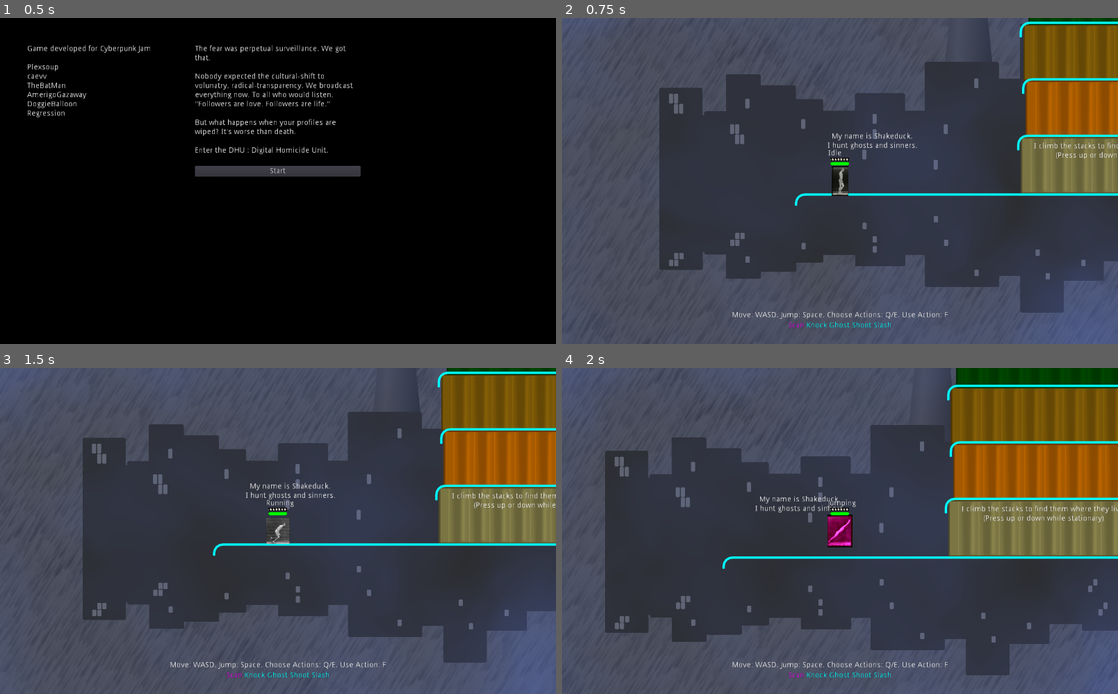
Above: before the commit, frames 1-4 (two rows, left to right).
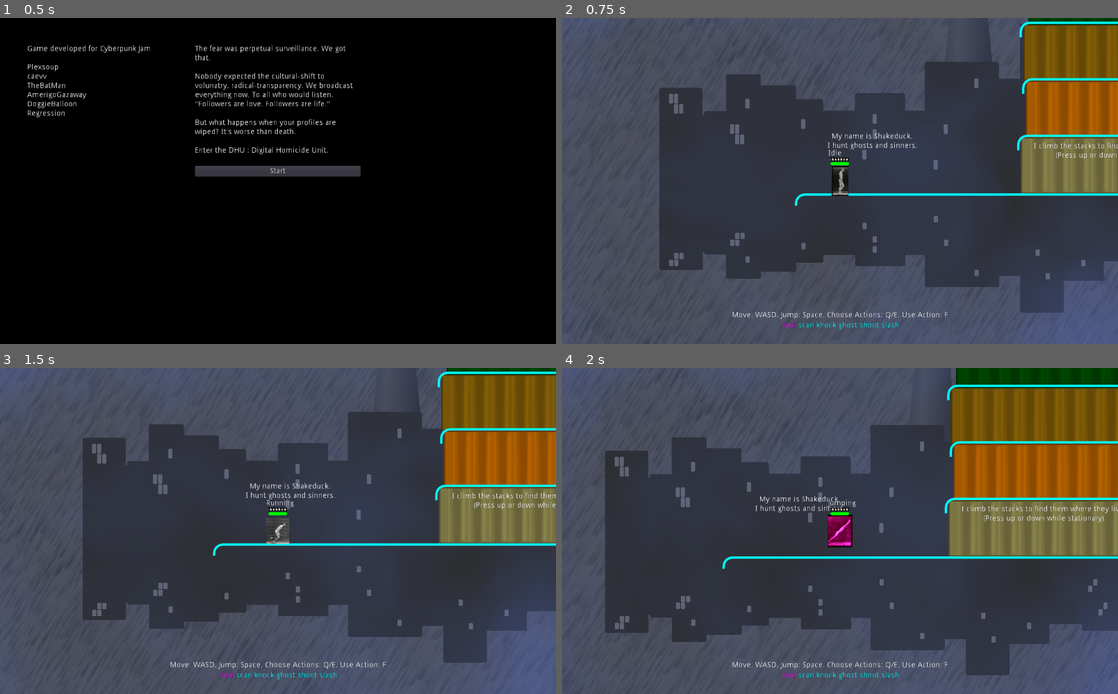
Above: after the commit, the same moments.

Repository: godot-wildlings/cyberpunk-jam-2019
Game: Godot game, scene res://Main.tscn
Two runs of this game, one before a commit and one after it. Both use one fixed random seed, a clock stepped at 60 frames per second and the inputs below. The engine's default icon, where the game draws it, is replaced by a stand-in: a white triangle on a blue panel in a dark square.
Inputs:
- Up to frame 1 (0.5 s): no input
- Up to frame 2 (0.75 s): click "Start" at 0.5 s
- Up to frame 3 (1.5 s): tap F (action_selected) at 1.25 s; hold D (mv_right) from 1.28 s (still down); tap ` (action_0) at 1.35 s
- Up to frame 4 (2 s): keep holding D (mv_right); tap Space (jump) at 1.52 s

Frame 1 is identical in both runs. In frame 2, 0.2% of the frame differs, in the area x 39-61%, y 93-96%; in frame 3, 0.2%; in frame 4, 0.2%.

Commit message:
HUD bugfix, double-entry bugfix

Diff:
--- a/Player/Player.gd
+++ b/Player/Player.gd
@@ -78,9 +78,10 @@
 		damage_types.cold : 0
 }
 
-enum actions { scan, knock, ghost, shoot, slash }
+enum actions { ireal, scan, knock, ghost, shoot, slash }
 #warning-ignore:unused_class_variable
 var action_names = {
+		actions.ireal : "ireal",
 		actions.scan : "scan",
 		actions.knock : "knock",
 		actions.ghost : "ghost",
--- a/Player/Player.tscn
+++ b/Player/Player.tscn
@@ -396,6 +396,10 @@
 hframes = 12
 frame = 11
 
+[node name="Timer" type="Timer" parent="States/Entering"]
+wait_time = 0.6
+one_shot = true
+
 [node name="Hidden" type="Node2D" parent="States"]
 script = ExtResource( 18 )
 
@@ -406,6 +410,10 @@
 texture = ExtResource( 20 )
 hframes = 12
 frame = 11
+
+[node name="Timer" type="Timer" parent="States/Exiting"]
+wait_time = 0.6
+one_shot = true
 
 [node name="Dead" type="Node2D" parent="States"]
 
--- a/Player/PlayerHUD.gd
+++ b/Player/PlayerHUD.gd
@@ -5,7 +5,13 @@
 
 # Called when the node enters the scene tree for the first time.
 func _ready():
+	call_deferred("deferred_ready")
+
+func deferred_ready():
 	action_labels = $Actions.get_children()
+	for action_num in Game.player.action_names.keys():
+		$Actions.get_child(action_num).set_text(Game.player.action_names[action_num])
+
 
 #warning-ignore:unused_argument
 func _process(delta):
--- a/Player/PlayerHUD.tscn
+++ b/Player/PlayerHUD.tscn
@@ -23,32 +23,38 @@
 margin_bottom = 33.0
 alignment = 1
 
-[node name="Scan" type="Label" parent="Actions"]
-margin_left = 417.0
-margin_right = 446.0
+[node name="Action0" type="Label" parent="Actions"]
+margin_left = 398.0
+margin_right = 427.0
 margin_bottom = 14.0
 text = "Scan"
 
-[node name="Knock" type="Label" parent="Actions"]
-margin_left = 450.0
-margin_right = 488.0
+[node name="Action1" type="Label" parent="Actions"]
+margin_left = 431.0
+margin_right = 469.0
 margin_bottom = 14.0
 text = "Knock"
 
-[node name="Ghost" type="Label" parent="Actions"]
-margin_left = 492.0
-margin_right = 530.0
+[node name="Action2" type="Label" parent="Actions"]
+margin_left = 473.0
+margin_right = 511.0
 margin_bottom = 14.0
 text = "Ghost"
 
-[node name="Shoot" type="Label" parent="Actions"]
-margin_left = 534.0
-margin_right = 570.0
+[node name="Action3" type="Label" parent="Actions"]
+margin_left = 515.0
+margin_right = 551.0
 margin_bottom = 14.0
 text = "Shoot"
 
-[node name="Slash" type="Label" parent="Actions"]
-margin_left = 574.0
-margin_right = 607.0
+[node name="Action4" type="Label" parent="Actions"]
+margin_left = 555.0
+margin_right = 588.0
 margin_bottom = 14.0
 text = "Slash"
+
+[node name="Action5" type="Label" parent="Actions"]
+margin_left = 592.0
+margin_right = 625.0
+margin_bottom = 14.0
+text = "Slash"
--- a/Player/States/Entering.gd
+++ b/Player/States/Entering.gd
@@ -3,27 +3,31 @@
 
 var player : KinematicBody2D
 var my_state_num : int
-var warning_issued : bool = false
+#var warning_issued : bool = false
 
 func _ready():
 	player = get_parent().get_parent()
 	call_deferred("deferred_ready")
 
+	#warning-ignore:return_value_discarded
+	$Timer.connect("timeout", self, "_on_Timer_timeout")
+
 func deferred_ready():
 	my_state_num = player.states.entering
-	if not warning_issued:
-		push_warning("relying on animation_finished for state changes is dangerouns")
-		warning_issued = true
-	if not player.animation_player.is_connected("animation_finished", self, "_on_animation_finished"):
-		player.animation_player.connect("animation_finished", self, "_on_animation_finished")
+#	if not warning_issued:
+#		push_warning("relying on animation_finished for state changes is dangerouns")
+#		warning_issued = true
+#	if not player.animation_player.is_connected("animation_finished", self, "_on_animation_finished"):
+#		player.animation_player.connect("animation_finished", self, "_on_animation_finished")
 
 #warning-ignore:unused_argument
 func activate(arguments : Array = []):
 	$EnteringSprite.show()
 	player.animation_player.play("enter")
+	$Timer.start()
 
 func deactivate():
-	player.animation_player.disconnect("animation_finished", self, "_on_animation_finished")
+	#player.animation_player.disconnect("animation_finished", self, "_on_animation_finished")
 	$EnteringSprite.hide()
 
 #warning-ignore:unused_argument
@@ -31,7 +35,10 @@
 	if player.state == my_state_num:
 		pass
 
-func _on_animation_finished(anim_name):
+#func _on_animation_finished(anim_name):
+#
+#	if anim_name == "enter":
+#		player.set_state(player.states.hidden)
 
-	if anim_name == "enter":
-		player.set_state(player.states.hidden)
+func _on_Timer_timeout():
+	player.set_state(player.states.hidden)
--- a/Player/States/Exiting.gd
+++ b/Player/States/Exiting.gd
@@ -3,28 +3,30 @@
 
 var player : KinematicBody2D
 var my_state_num : int
-var warning_issued : bool = false
+#var warning_issued : bool = false
 
 func _ready():
 	player = get_parent().get_parent()
 	call_deferred("deferred_ready")
+	#warning-ignore:return_value_discarded
+	$Timer.connect("timeout", self, "_on_Timer_timeout")
 
 func deferred_ready():
 	my_state_num = player.states.entering
-	if not warning_issued:
-		push_warning("relying on animation_finished for state changes is dangerouns")
-		warning_issued = true
-	if not player.animation_player.is_connected("animation_finished", self, "_on_animation_finished"):
-		player.animation_player.connect("animation_finished", self, "_on_animation_finished")
+#	if not warning_issued:
+#		push_warning("relying on animation_finished for state changes is dangerouns")
+#		warning_issued = true
+#	if not player.animation_player.is_connected("animation_finished", self, "_on_animation_finished"):
+#		player.animation_player.connect("animation_finished", self, "_on_animation_finished")
 
 #warning-ignore:unused_argument
 func activate(arguments : Array = []):
 	$ExitingSprite.show()
 	player.animation_player.play("exit")
-
+	$Timer.start()
 
 func deactivate():
-	player.animation_player.disconnect("animation_finished", self, "_on_animation_finished")
+#	player.animation_player.disconnect("animation_finished", self, "_on_animation_finished")
 	$ExitingSprite.hide()
 
 #warning-ignore:unused_argument
@@ -32,6 +34,9 @@
 	if player.state == my_state_num:
 		pass
 
-func _on_animation_finished(anim_name):
-	if anim_name == "exit":
-		player.idle()
+#func _on_animation_finished(anim_name):
+#	if anim_name == "exit":
+#		player.idle()
+
+func _on_Timer_timeout():
+	player.idle()
